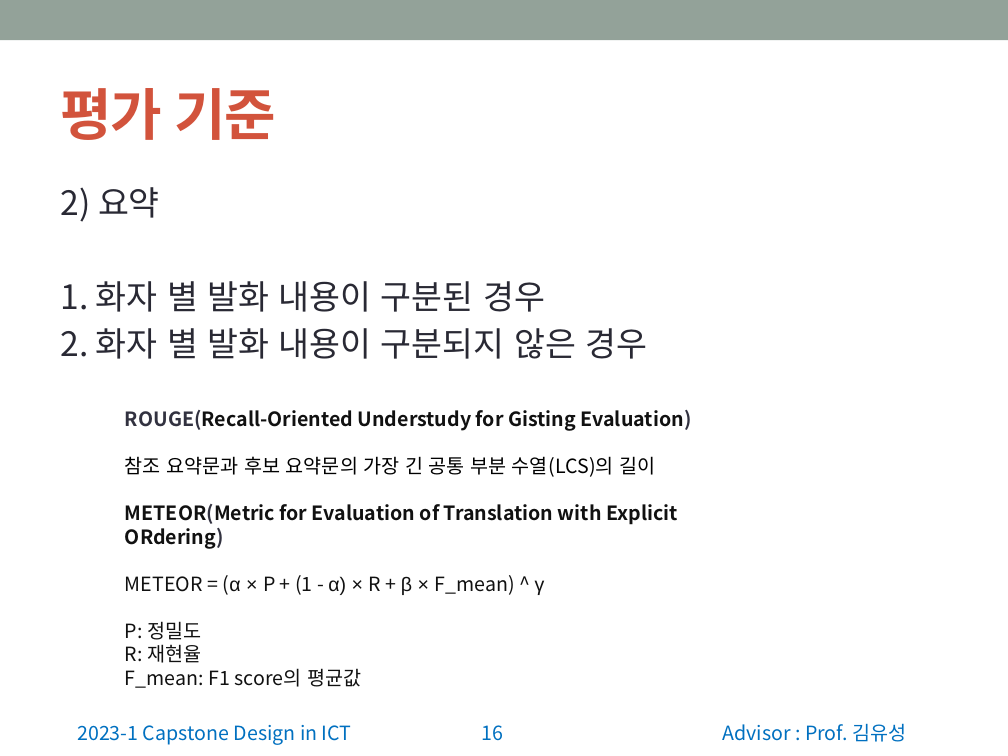
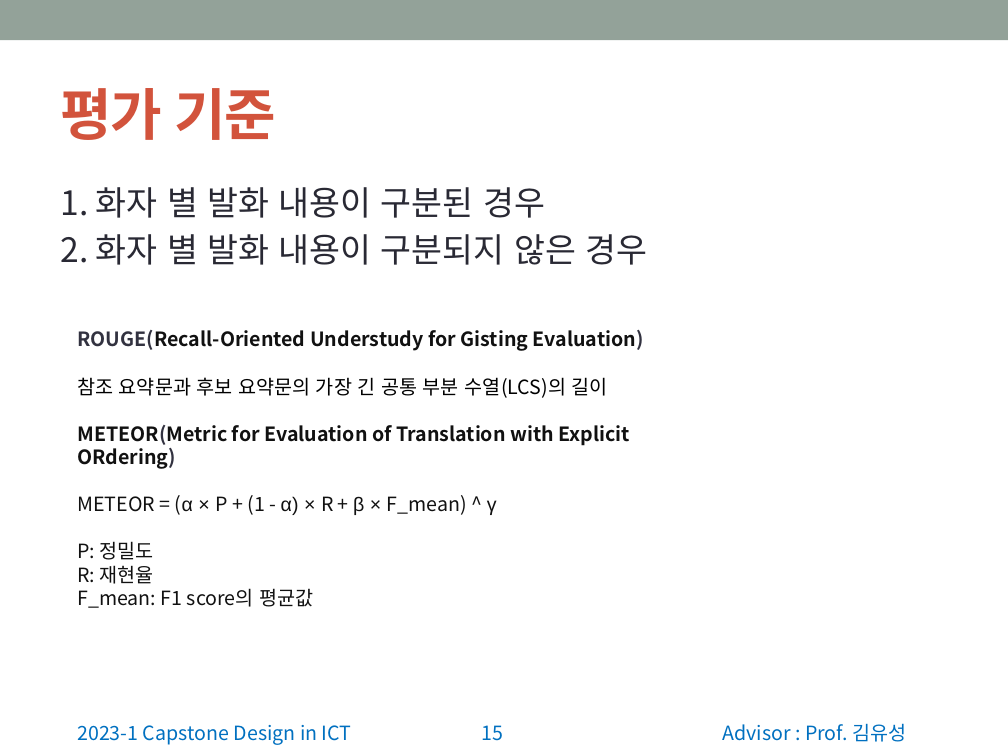
Before and after one commit to wonchul98/audio-to-summary, a slide deck: slide 15 of ppt/0403_2조_주제 발표.pptx (slide 16 before the commit). Drawn at 1008x756 pixels with LibreOffice and Linux fonts; fonts in the diff are those of the drawing. Boxes give left, top, right and bottom in pixels: in the first picture for what was removed or moved away, otherwise in the second. Text is boxed around its words. In the diff, an @@ line names an element or a change of style, - is before the commit and + after.

```diff
--- a/ppt/0403_2조_주제 발표.pptx
+++ b/ppt/0403_2조_주제 발표.pptx
@@ text at bbox=[60, 187, 160, 222]: paragraph removed @@
-2) 요약
@@ text "ROUGE(Recall-Oriented Understudy for Gisting Evaluation)": place and size @@
-text "ROUGE(Recall-Oriented Understudy for Gisting Evaluation)" at bbox=[125, 410, 692, 688]
+text "ROUGE(Recall-Oriented Understudy for Gisting Evaluation)" at bbox=[77, 330, 644, 608]
@@ page number at bbox=[481, 725, 503, 741]: text changed @@
-16
+15
```
Also in this commit, not shown: 1 slide removed.
